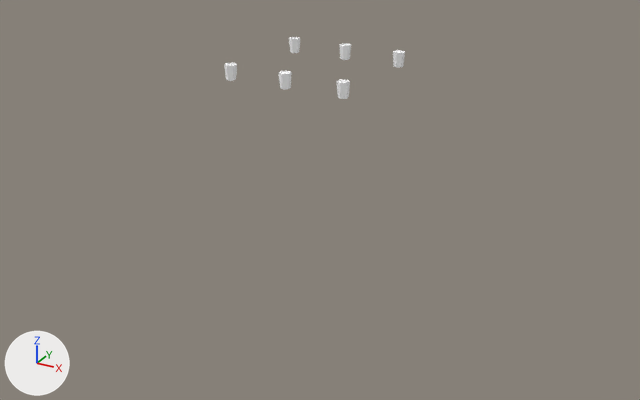
One commit to the OBJ model Games/GuruttoWorld/Assets/Models/GuidanceLab/City5B/Baked/Block-1-1.obj: the scene before it, then after it.
The view is the same before and after, from a camera (50 mm lens) standing at (20.5, 7.1, 12.6) and looking at (4.0, 37.0, -2.4). The axes (+X, +Y, +Z) are drawn at lower left. The lights are the same throughout. The older version comes first. Where no turn or scale is listed for an object, it has been applied to the vertices. Vertices at exactly the same position are counted once.

The first picture shows 'Block-1-1'.
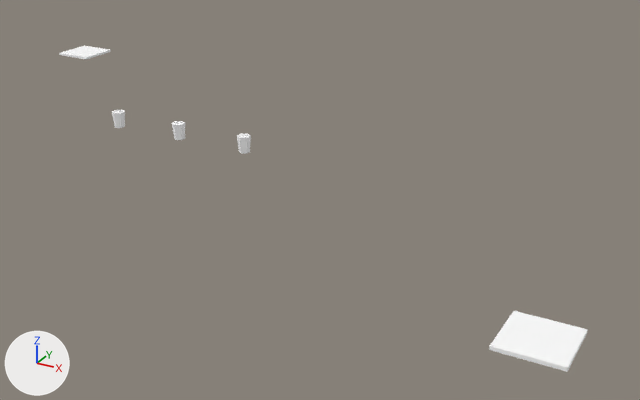
What differs and where, as boxes [x1, y1, x2, y2] in the pictures (640 x 400 px; the box of a moved part takes in the faces that stretch with it):
'Block-1-1', reshaped (191% wider, 419% taller): before [224, 37, 405, 99]; after [59, 46, 588, 372]
part 1 of me_block_1_1, moved or reshaped: before [336, 79, 350, 99]; after [237, 134, 251, 154]
part 2 of me_block_1_1, moved or reshaped: before [278, 71, 292, 89]; after [172, 121, 185, 140]
part 3 of me_block_1_1, moved or reshaped: before [224, 63, 237, 81]; after [112, 110, 125, 128]
part 4 of me_block_1_1, added: after [489, 311, 588, 372]
part 5 of me_block_1_1, added: after [59, 46, 111, 60]
part 6 of me_block_1_1, deleted: before [339, 43, 351, 60]
part 7 of me_block_1_1, deleted: before [393, 50, 405, 67]
part 8 of me_block_1_1, deleted: before [289, 37, 300, 53]

What the commit changed:
me_block_1_1 is used by ob_block_1_1; location (0.0, 0.0, 0.0).
me_block_1_1 had 144 vertices, 264 faces and spanned x -3.26..3.26, y 40.69..47.31, z 0.88..1.63.
me_block_1_1 now has 88 vertices, 144 faces and spans x -16.0..17.0, y 26.0..45.0, z 0.0..1.56.
me_block_1_1 part 1: the loose piece of 24 vertices spanning x 2.74..3.26, y 40.69..41.31, z 0.88..1.63 is scaled about its middle by 0.857, then moved by (0.0, -8.0, -0.01).
me_block_1_1 part 2: the loose piece of 24 vertices spanning x -0.26..0.26, y 40.69..41.31, z 0.88..1.63 is scaled about its middle by 0.857, then moved by (0.0, -8.0, -0.01).
me_block_1_1 part 3: the loose piece of 24 vertices spanning x -3.26..-2.74, y 40.69..41.31, z 0.88..1.63 is scaled about its middle by 0.857, then moved by (0.0, -8.0, -0.01).
me_block_1_1 part 4: a new loose piece, a box spanning x 15.0..17.0, y 26.0..28.0, z 0.0..0.12, in mat_white (white #ffffff).
me_block_1_1 part 5: a new loose piece, a box spanning x -16.0..-14.0, y 43.0..45.0, z 0.0..0.12, in mat_white (white #ffffff).
me_block_1_1 part 6: the loose piece of 24 vertices spanning x -0.26..0.26, y 46.69..47.31, z 0.88..1.63 is deleted.
me_block_1_1 part 7: the loose piece of 24 vertices spanning x 2.74..3.26, y 46.69..47.31, z 0.88..1.63 is deleted.
me_block_1_1 part 8: the loose piece of 24 vertices spanning x -3.26..-2.74, y 46.69..47.31, z 0.88..1.63 is deleted.
